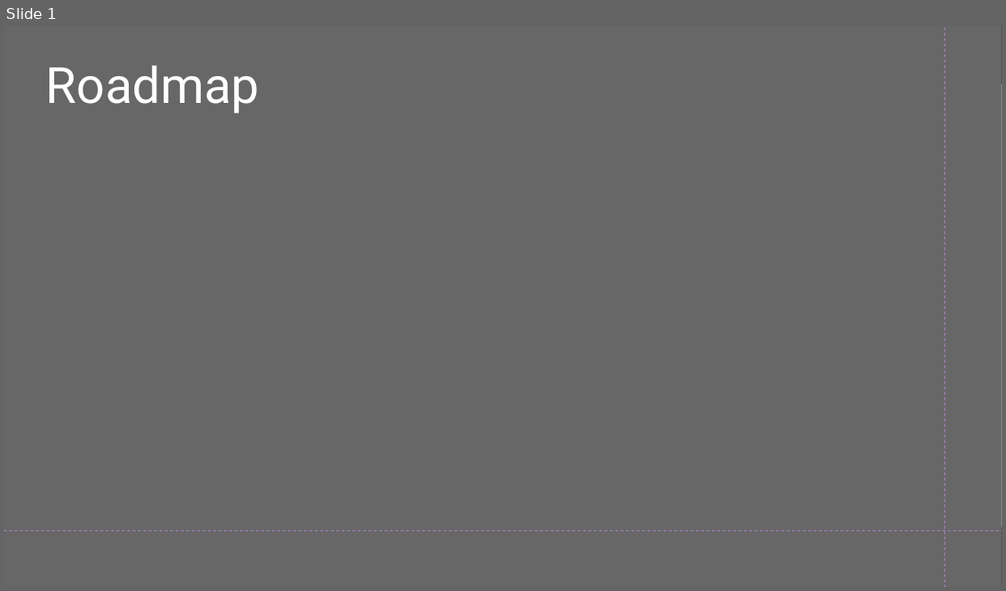
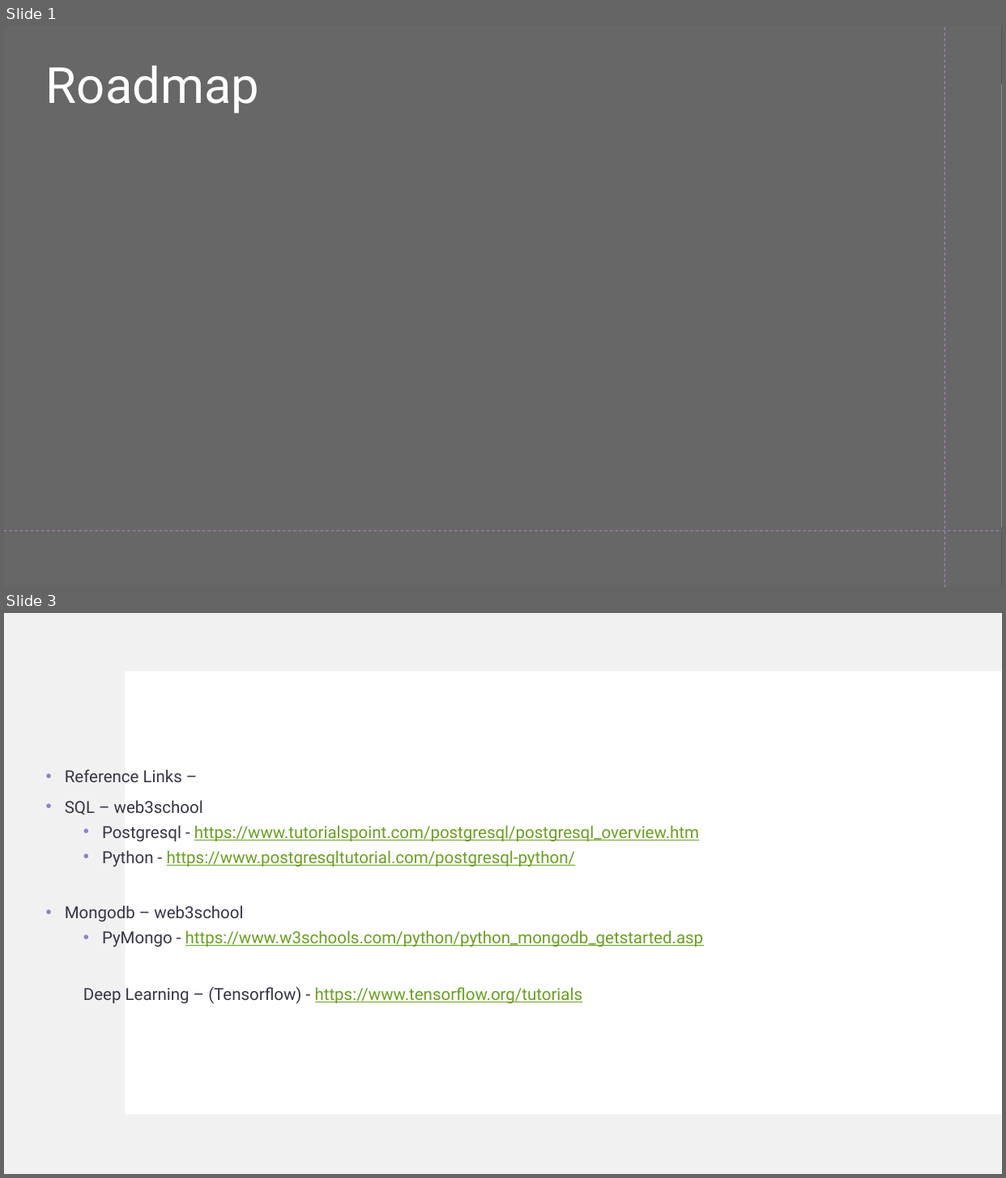
Before and after one commit to paragajg/DSB8, a slide deck: Roadmap.pptx. Shown one above the other, each under a label of ours: slide 1 before the commit, slides 1 and 3 after it; the slides between them are not shown. The pictures are 1006x591 and 1006x1178 pixels, drawn with LibreOffice and Linux fonts; fonts in the diff are those of the drawing; background and template pictures are left out; a plain dark background stands for a picture behind light text. Boxes give left, top, right and bottom in pixels: in the first picture for what was removed or moved away, otherwise in the second. Text is boxed around its words. In the diff, an @@ line names an element or a change of style, - is before the commit and + after.

```diff
--- a/Roadmap.pptx
+++ b/Roadmap.pptx
@@ slide 3 added at <box>4,613,1002,1174</box>, background #FFFFFF @@
@@ rectangle added at <box>4,613,1002,1174</box>, fill #DCD8DC at 35% opacity @@
@@ rectangle added at <box>126,671,1002,1115</box>, fill #FFFFFF @@
@@ text added at <box>65,769,704,1004</box>, 16 pt, text #69A020, underline @@
+• Reference Links –
+• SQL – web3school
+  • Postgresql - https://www.tutorialspoint.com/postgresql/postgresql_overview.htm
+  • Python - https://www.postgresqltutorial.com/postgresql-python/
+• Mongodb – web3school
+  • PyMongo - https://www.w3schools.com/python/python_mongodb_getstarted.asp
+  Deep Learning – (Tensorflow) - https://www.tensorflow.org/tutorials
```
Also in this commit, not shown: 1 slide changed.
